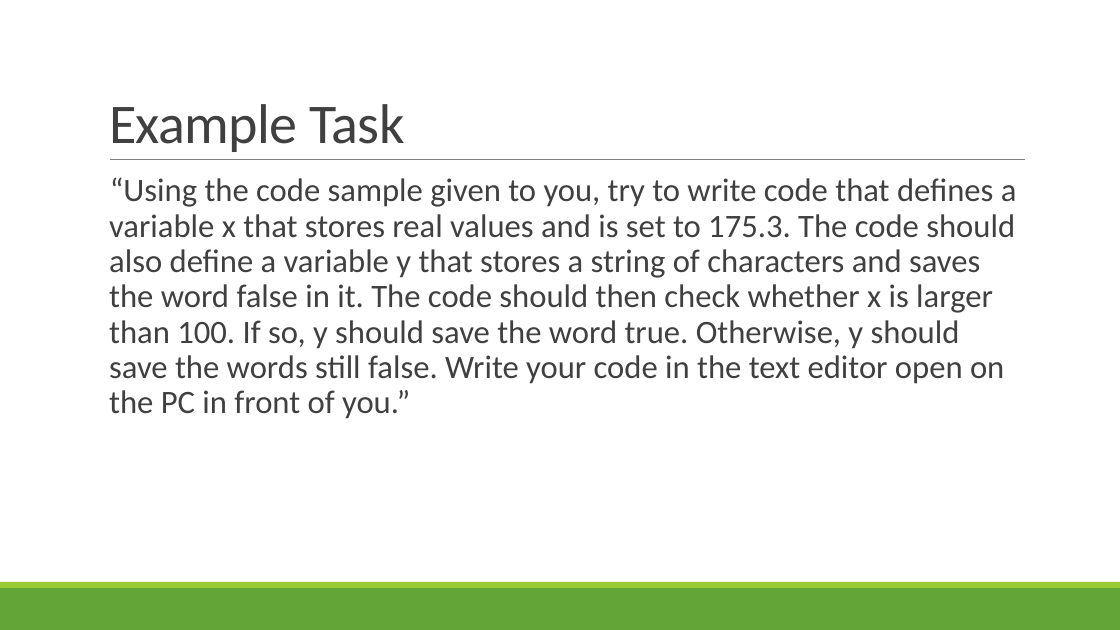
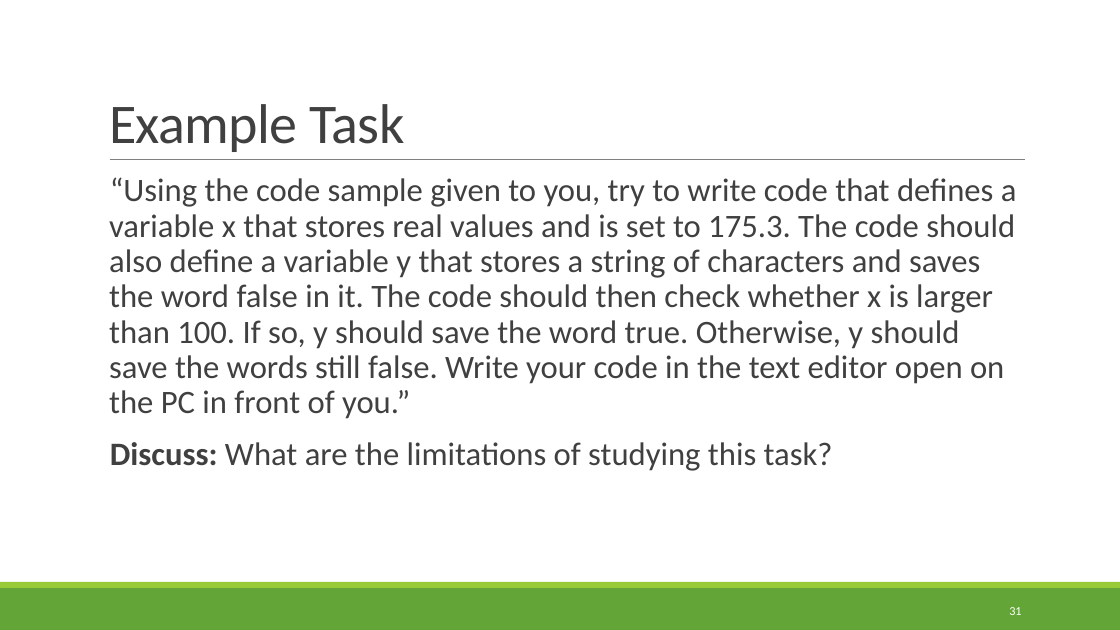
Before and after one commit to rbohrer/pl-course, a slide deck: slide 31 of LectureSlides/09Design2.pptx (slide 27 before the commit). Drawn at 1120x630 pixels with LibreOffice and Linux fonts; fonts in the diff are those of the drawing. Boxes give left, top, right and bottom in pixels: in the first picture for what was removed or moved away, otherwise in the second. Text is boxed around its words. In the diff, an @@ line names an element or a change of style, - is before the commit and + after.

```diff
--- a/LectureSlides/09Design2.pptx
+++ b/LectureSlides/09Design2.pptx
@@ text at (110, 442, 833, 471): paragraph added @@
+  Discuss: What are the limitations of studying this task?
@@ page number added at (1009, 607, 1021, 615), 10.5 pt, text #FFFFFF @@
+31
```
Also in this commit, not shown: 43 other slides changed, 4 slides added.
